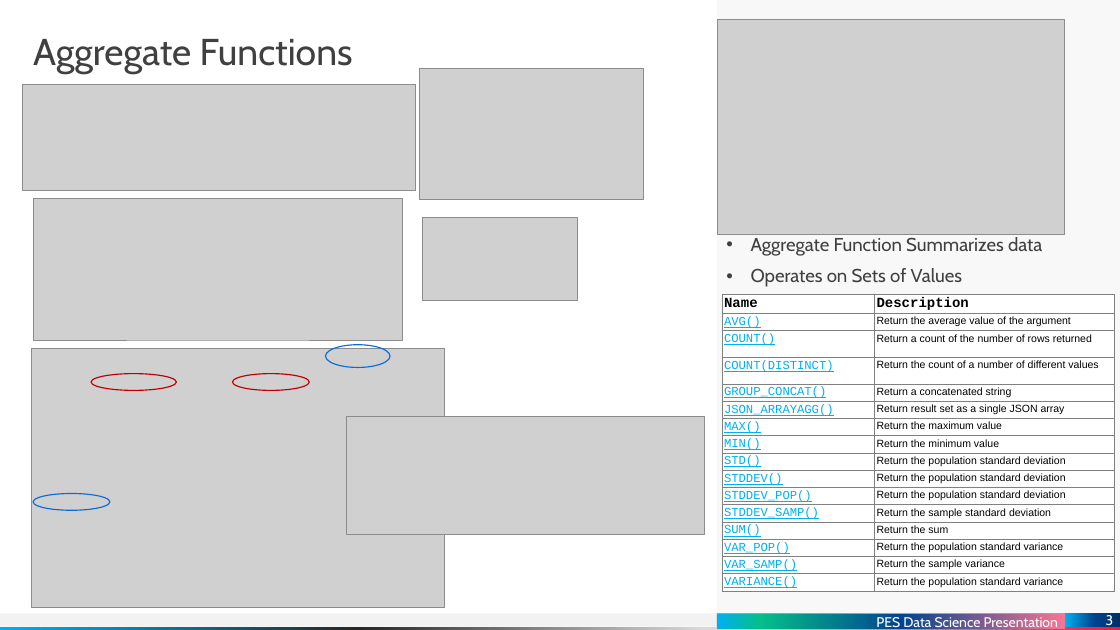
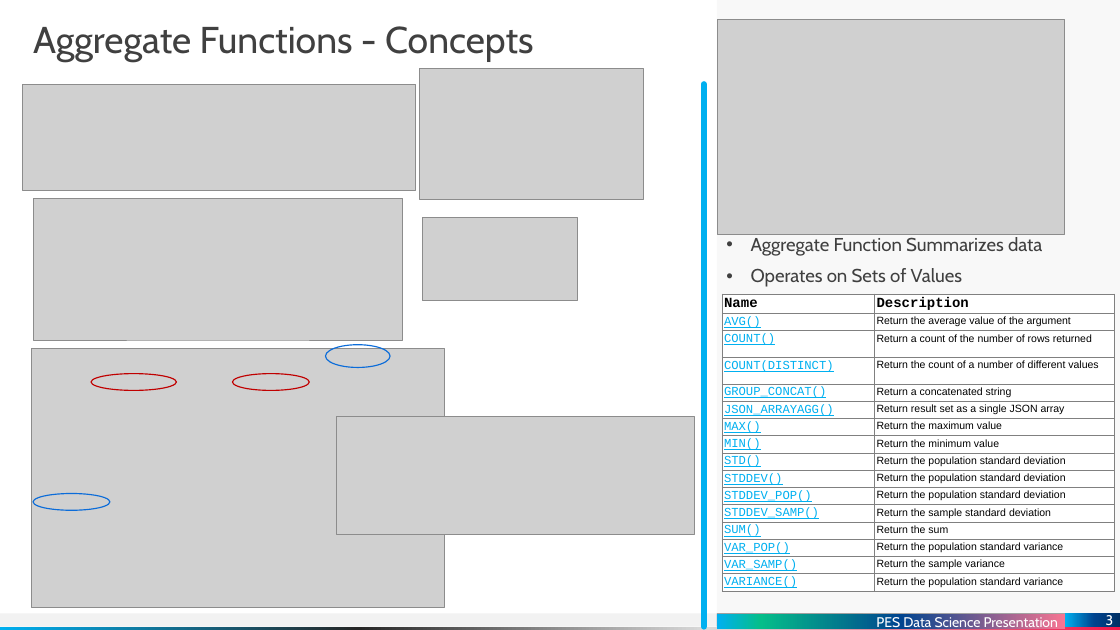
Before and after one commit to dinuthomas/pesmtech, a slide deck: slide 3 of presentation/medicine.pptx. Drawn at 1120x630 pixels with LibreOffice and Linux fonts; fonts in the diff are those of the drawing; grey boxes stand for pictures. Boxes give left, top, right and bottom in pixels: in the first picture for what was removed or moved away, otherwise in the second. Text is boxed around its words. In the diff, an @@ line names an element or a change of style, - is before the commit and + after.

Commit message:
Updated the aggregate wih more examples.. 	modified:   medicine/aggregate.sql 	modified:   presentation/medicine.pptx

```diff
--- a/presentation/medicine.pptx
+++ b/presentation/medicine.pptx
@@ title at (33,26,533,62): text changed @@
-Aggregate Functions
+Aggregate Functions - Concepts
@@ line added from (704, 84) to (704, 627), #00B0F0 5 pt @@
@@ picture: place and size @@
-picture at (347,417,705,535)
+picture at (336,417,694,535)
```
Also in this commit, not shown: 1 other slide changed, 2 slides added, 1 other file.
